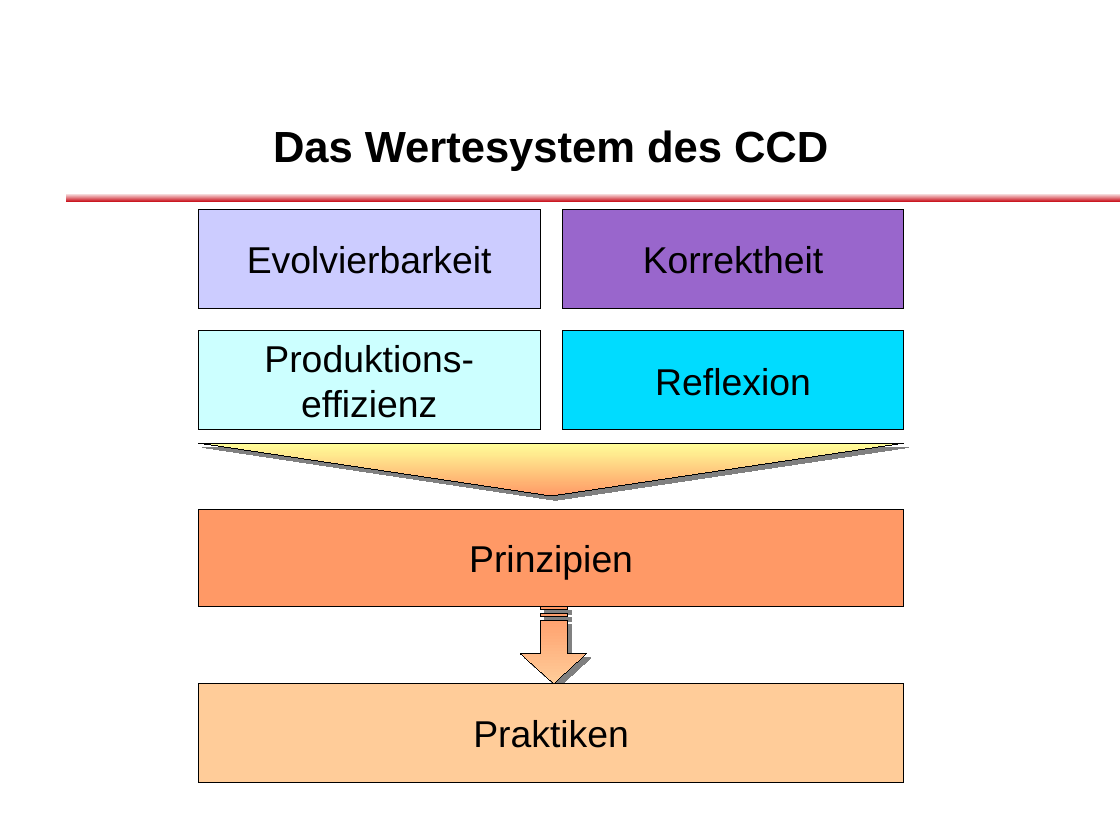
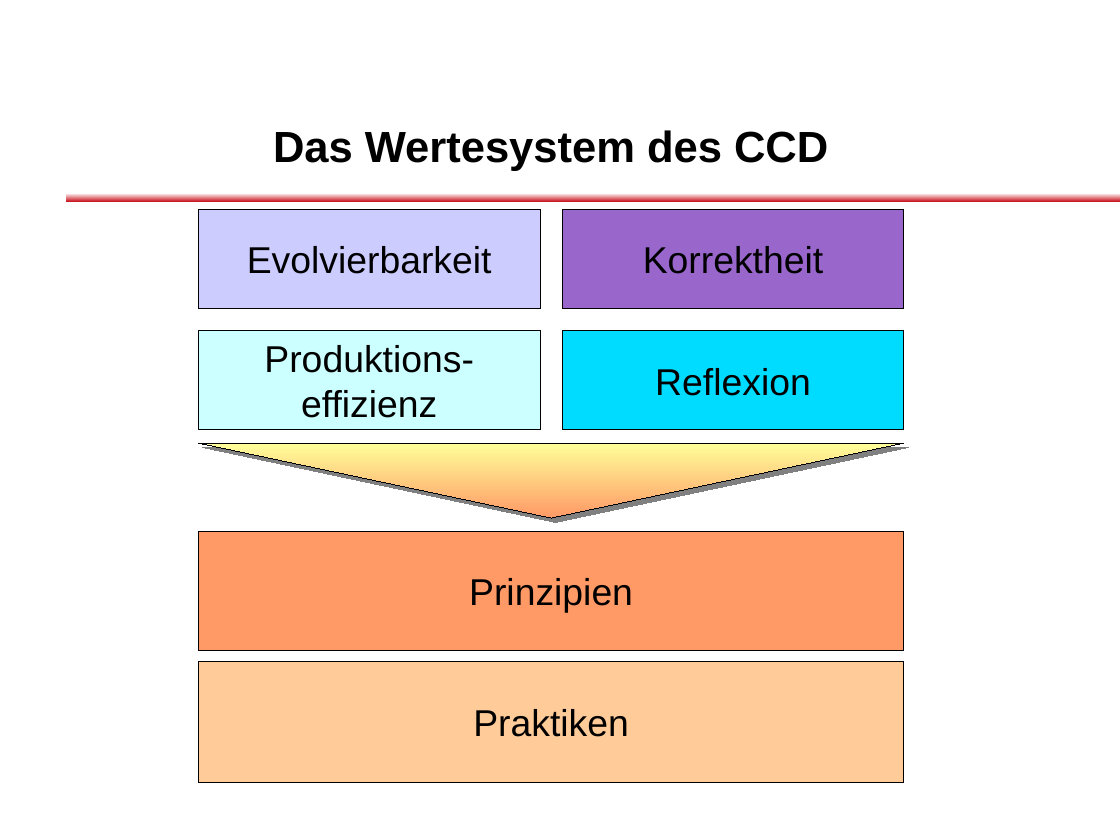
Before and after one commit to dlindner/vorlesung-se2-dhbw, a slide deck: slide 8 of added_2012/Clean Code Developer.odp. Drawn at 1120x840 pixels with LibreOffice and Linux fonts; fonts in the diff are those of the drawing; background and template pictures are left out. Boxes give left, top, right and bottom in pixels: in the first picture for what was removed or moved away, otherwise in the second. Text is boxed around its words. In the diff, an @@ line names an element or a change of style, - is before the commit and + after.

Commit message:
Symbolik verbessert

```diff
--- a/added_2012/Clean Code Developer.odp
+++ b/added_2012/Clean Code Developer.odp
@@ freeform shape resized from (x1=199, y1=443, x2=904, y2=496) to (x1=199, y1=443, x2=904, y2=518) @@
@@ rectangle "Prinzipien" resized from (x1=198, y1=510, x2=904, y2=607) to (x1=198, y1=531, x2=904, y2=650) @@
@@ freeform shape removed at (x1=521, y1=606, x2=587, y2=683) @@
@@ rectangle "Praktiken" resized from (x1=198, y1=683, x2=904, y2=783) to (x1=198, y1=662, x2=904, y2=783) @@
```
